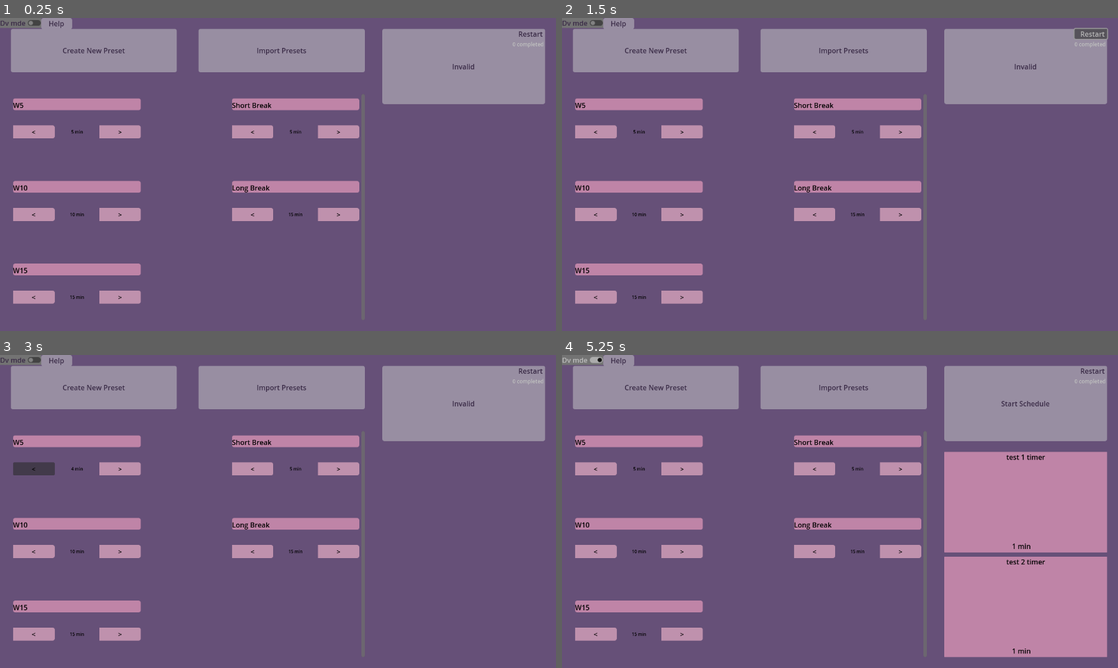
Above: before the commit, frames 1-4 (two rows, left to right).
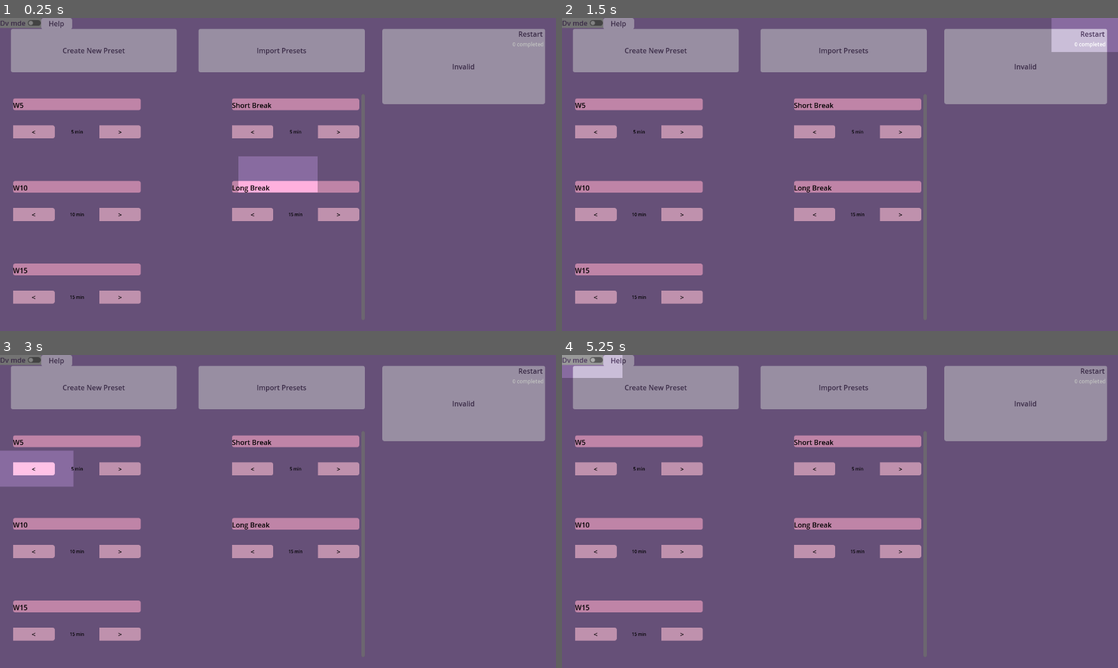
Above: after the commit, the same moments.

Repository: MacBeing3/Custom-Pomodoro-Style-Timers
Game: Godot game, scene res://src/project_root.tscn
Same seed, same stepped clock (60 frames per second), same inputs: the game is played once before the commit and once after it.
Inputs:
- Up to frame 1 (0.25 s): no input
- Up to frame 2 (1.5 s): click "Restart" at 0.5 s; click "Restart" at 1.25 s
- Up to frame 3 (3 s): click "Restart" at 2 s; click "<" at 2.75 s
- Up to frame 4 (5.25 s): click ">" at 3.5 s; click "Invalid" at 4.25 s; click "Dv mde" at 5 s

The runs differ from the first frame. In frame 1, 1.6% of the frame differs, in the area x 42-58%, y 44-56%; in frame 2, 1.3%; in frame 3, 1.5%; in frame 4, 20%, in the area x 0-99%, y 0-97%.

Commit message:
Highlight working
viewport size framework in comments
working highlight
   does not scale to viewport size

Diff:
--- a/Nice timers/src/highlight.gd
+++ b/Nice timers/src/highlight.gd
@@ -44,8 +44,8 @@
 	var viewport = get_viewport_rect()
 
 	#highlight_percent_size
-	highlight.size.x *= highlight_percent_size.x
-	highlight.size.y *= highlight_percent_size.y
+	#highlight.size.x *= highlight_percent_size.x
+	#highlight.size.y *= highlight_percent_size.y
 	#shrinks it even when aat base
 	#put this calced size over intiial percent size
 
